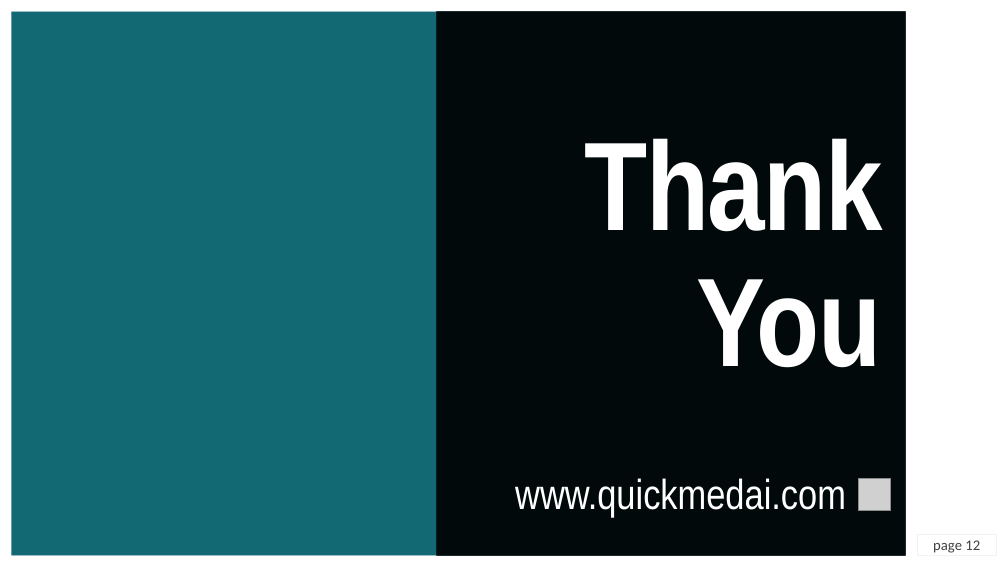
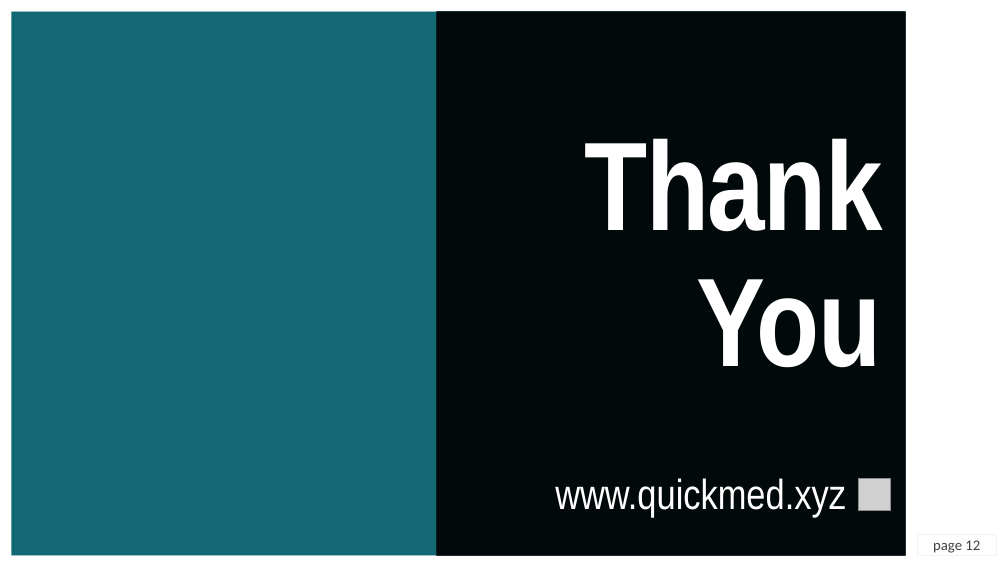
Before and after one commit to LordGhostX/QuickMed, a slide deck: slide 12 of slide/QuickMed.pptx. Drawn at 1008x567 pixels with LibreOffice and Linux fonts; fonts in the diff are those of the drawing; grey boxes stand for pictures; background and template pictures are left out. Boxes give left, top, right and bottom in pixels: in the first picture for what was removed or moved away, otherwise in the second. Text is boxed around its words. In the diff, an @@ line names an element or a change of style, - is before the commit and + after.

Commit message:
rounded up slides

```diff
--- a/slide/QuickMed.pptx
+++ b/slide/QuickMed.pptx
@@ text at [555, 478, 846, 517]: text changed @@
-www.quickmedai.com
+www.quickmed.xyz
```
